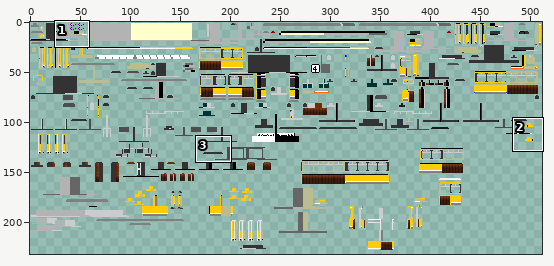
Two states of a sprite sheet, src/main/resources/assets/tc/textures/trains/Duewag_GT6ER_Yellow.png. Above: a wide view before the commit, with the close-up outlined.
Close-up. First the earlier version:
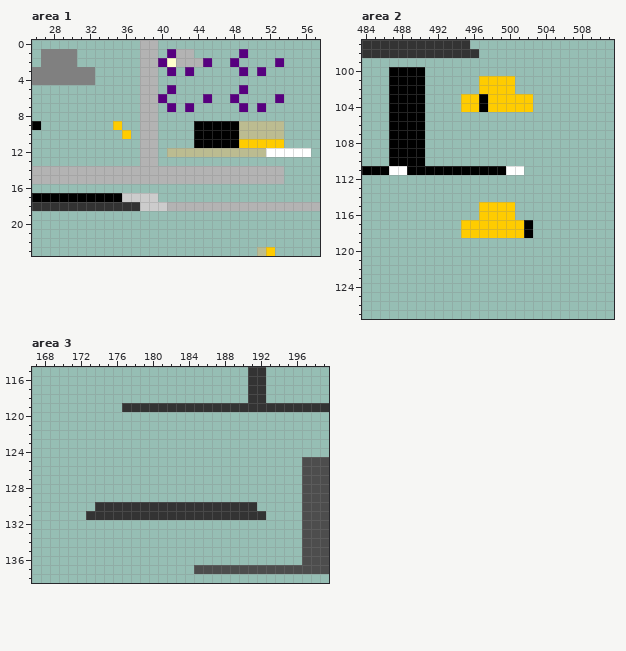
The file is 512x256 pixels. Colours within 5 levels of each other are drawn and written as one. Shown: area 1: x 26..57, y 0..23; area 2: x 484..511, y 97..127; area 3: x 167..199, y 115..138. The wide view leaves out empty margins.
New version:
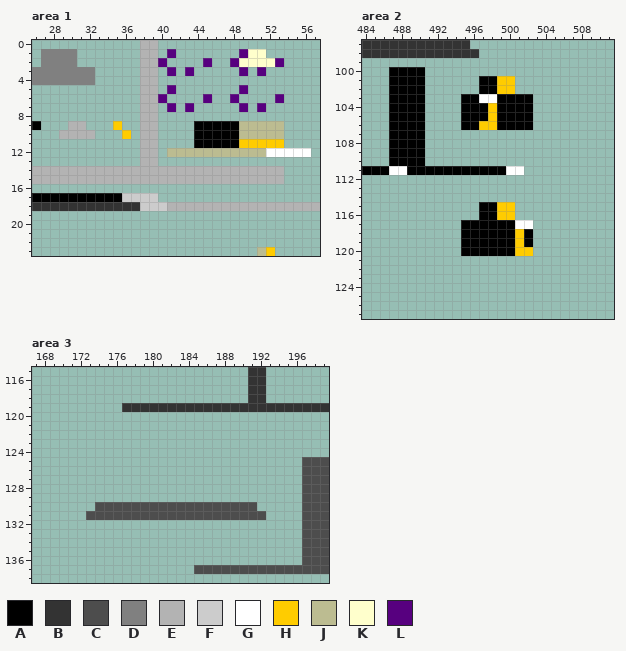
Palette (. is transparent): A #000000  B #333333  C #4d4d4d  D #808080  E #b3b3b3  F #cccccc  G #ffffff  H #ffcc00  J #bcbc91  K #ffffcc  L #57007f
Change:
Area 1:
y 1: x 42..43 EE -> ..; x 50..51 .. -> KK
y 2: x 41..44 KEEE -> ....; x 49..52 .... -> KKKK
y 9: x 30..31 .. -> EE
y 10: x 29..32 .... -> EEEE
Area 2:
y 101..102: x 497..498 HH -> AA
y 103: x 495..502 HHAHHHHH -> AAGGAAAA
y 104: x 495..496 HH -> AA; x 499..502 HHHH -> AAAA
y 105: x 495..502 ........ -> AAAHAAAA
y 106: x 495..502 ........ -> AAHHAAAA
y 115..116: x 497..498 HH -> AA
y 117: x 495..502 HHHHHHHA -> AAAAAAGG
y 118: x 495..500 HHHHHH -> AAAAAA
y 119: x 495..502 ........ -> AAAAAAHA
y 120: x 495..502 ........ -> AAAAAAHH
Area 3:
y 130: x 174..191 BBBBBBBBBBBBBBBBBB -> CCCCCCCCCCCCCCCCCC
y 131: x 173..192 BBBBBBBBBBBBBBBBBBBB -> CCCCCCCCCCCCCCCCCCCC
Boxes around the changes in both close-ups, in picture pixels (x1, y1, x2, y2):
changed: (167, 49, 275, 67)
added: (59, 121, 95, 139)
changed: (461, 76, 533, 130)
changed: (461, 202, 533, 256)
changed: (86, 502, 266, 520)
